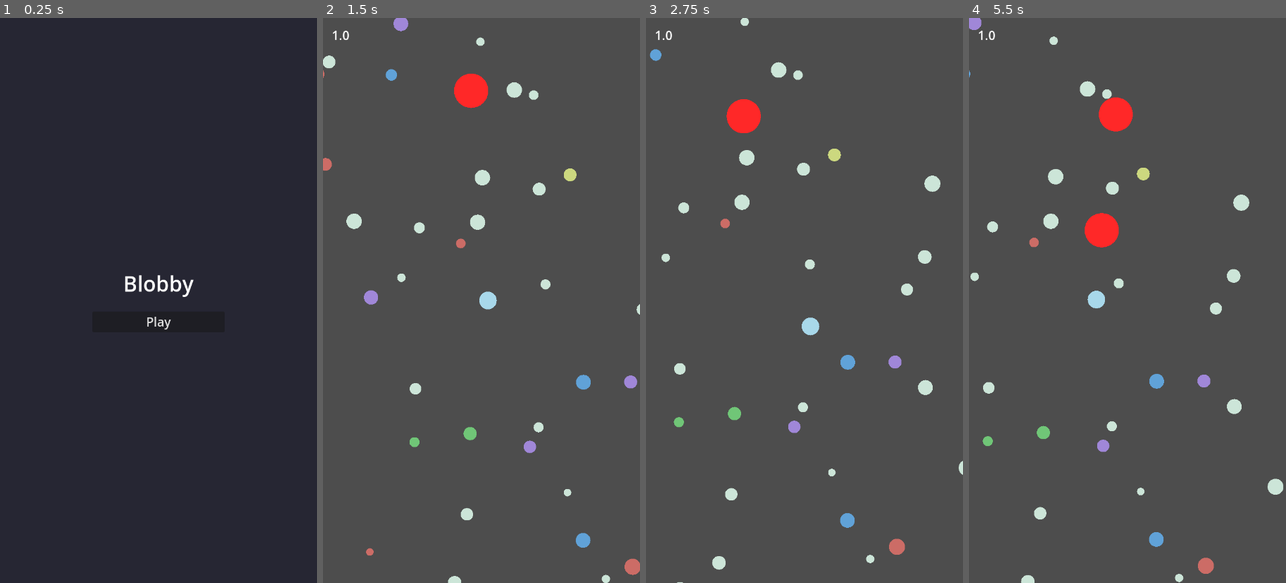
Above: before the commit, frames 1-4 (left to right).
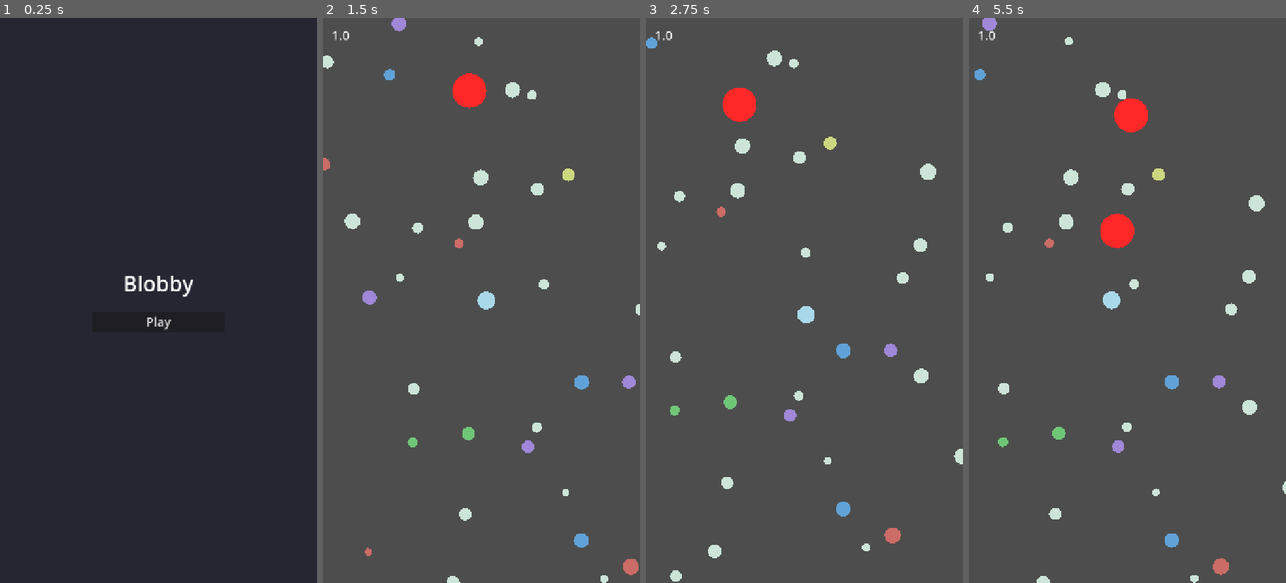
Above: after the commit, the same moments.

Repository: seanmcn/blobby
Game: Godot game, scene res://scenes/main.tscn
The game is run twice, just before and just after one commit, with the same random seed, the same clock (stepped at 60 frames per second) and the same inputs.
Inputs (mouse positions are in pixels of both pictures, inside the frame that each line leads up to):
- Up to frame 1 (0.25 s): no input
- Up to frame 2 (1.5 s): click "Play" at 0.5 s; move the mouse to (551, 272) at 1.27 s; hold D (move_right) from 1.28 s (still down)
- Up to frame 3 (2.75 s): move the mouse to (741, 328) at 2.02 s; release D (move_right) at 2.03 s; hold S (move_down) from 2.03 s (still down)
- Up to frame 4 (5.5 s): move the mouse to (1159, 176) at 2.77 s; release S (move_down) at 2.78 s; hold D (move_right) 2.78-3.53 s; move the mouse to (1111, 413) at 3.52 s; hold W (move_up) 3.53-4.28 s; move the mouse to (1222, 385) at 4.27 s; hold A (move_left) from 4.28 s (still down); move the mouse to (1032, 215) at 5.02 s

The runs differ from the first frame. In frame 1, 0.2% of the frame differs, in the area x 39-62%, y 45-56%; in frame 2, 0.9%; in frame 3, 4.7%; in frame 4, 5.6%, in the area x 0-100%, y 0-100%.

Commit message:
Add responsive desktop and mobile support
Switch from viewport to canvas_items stretch mode, remove portrait lock,
add adaptive spawn radius based on viewport size, fix double camera
smoothing, and anchor SizeLabel properly for all screen sizes.

Diff:
--- a/project.godot
+++ b/project.godot
@@ -23,9 +23,10 @@
 
 window/size/viewport_width=720
 window/size/viewport_height=1280
-window/stretch/mode="viewport"
+window/size/window_width_override=960
+window/size/window_height_override=540
+window/stretch/mode="canvas_items"
 window/stretch/aspect="expand"
-window/handheld/orientation=1
 
 [input]
 
@@ -60,5 +61,4 @@
 
 [rendering]
 
-renderer/rendering_method="mobile"
 textures/vram_compression/import_etc2_astc=true
--- a/scenes/game.tscn
+++ b/scenes/game.tscn
@@ -25,6 +25,8 @@
 [node name="UI" type="CanvasLayer" parent="."]
 
 [node name="SizeLabel" type="Label" parent="UI"]
+layout_mode = 1
+anchors_preset = 0
 offset_left = 20.0
 offset_top = 20.0
 offset_right = 150.0
--- a/scripts/game.gd
+++ b/scripts/game.gd
@@ -44,8 +44,8 @@
 	# Track distance
 	distance_traveled += player.get_distance_traveled()
 
-	# Update camera to follow player
-	camera.global_position = camera.global_position.lerp(player.global_position, 5.0 * delta)
+	# Update camera to follow player (Camera2D has position_smoothing_enabled)
+	camera.global_position = player.global_position
 
 	# Update spawn manager
 	spawn_manager.update_chunks(player.global_position, player.current_size, time_survived)
--- a/scripts/spawn_manager.gd
+++ b/scripts/spawn_manager.gd
@@ -1,8 +1,9 @@
 extends Node
 
 const CHUNK_SIZE: int = 512
-const SPAWN_RADIUS: int = 3  # chunks around player
-const DESPAWN_RADIUS: int = 5
+
+var spawn_radius: int = 3
+var despawn_radius: int = 5
 
 const BLOBS_PER_CHUNK: int = 8
 const BASE_HUNTER_CHANCE: float = 0.1
@@ -27,14 +28,24 @@
 	hunters_container = hunters_node
 	rng.seed = seed_value
 	active_chunks.clear()
+	update_spawn_radius()
+	get_viewport().size_changed.connect(update_spawn_radius)
+
+
+func update_spawn_radius() -> void:
+	var visible_size = get_viewport().get_visible_rect().size
+	var max_extent = max(visible_size.x, visible_size.y) / 2.0
+	var needed_chunks = int(ceil(max_extent / CHUNK_SIZE)) + 1
+	spawn_radius = max(3, needed_chunks)
+	despawn_radius = spawn_radius + 2
 
 
 func update_chunks(player_pos: Vector2, player_size: float, time: float) -> void:
 	var player_chunk = world_to_chunk(player_pos)
 
 	# Spawn new chunks in range
-	for x in range(-SPAWN_RADIUS, SPAWN_RADIUS + 1):
-		for y in range(-SPAWN_RADIUS, SPAWN_RADIUS + 1):
+	for x in range(-spawn_radius, spawn_radius + 1):
+		for y in range(-spawn_radius, spawn_radius + 1):
 			var chunk = player_chunk + Vector2i(x, y)
 			if not active_chunks.has(chunk):
 				spawn_chunk(chunk, player_size, time)
@@ -43,7 +54,7 @@
 	var chunks_to_remove: Array[Vector2i] = []
 	for chunk in active_chunks.keys():
 		var chunk_vec = chunk as Vector2i
-		if chunk_distance(chunk_vec, player_chunk) > DESPAWN_RADIUS:
+		if chunk_distance(chunk_vec, player_chunk) > despawn_radius:
 			chunks_to_remove.append(chunk_vec)
 
 	for chunk in chunks_to_remove:
